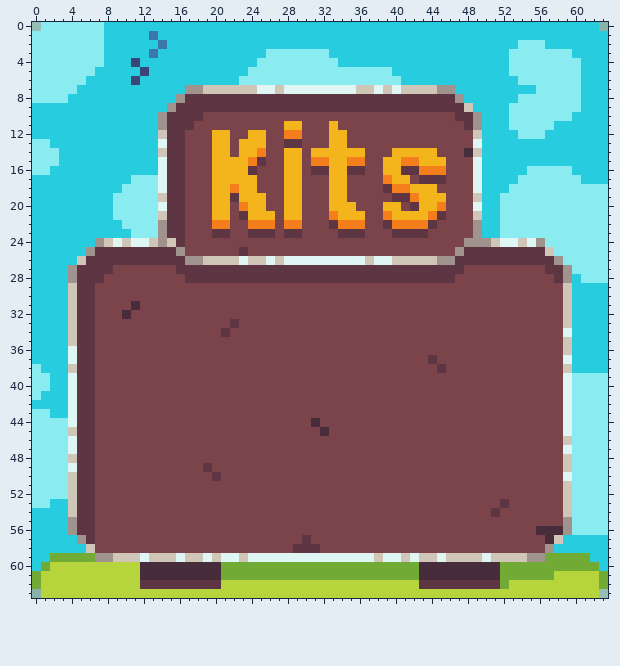
Two states of a pixel-art sprite, textures/Kits.png. Above is the file before it was changed.
The file is 320x320 pixels, drawn in blocks of 5x5; one block is one cell here.
After:
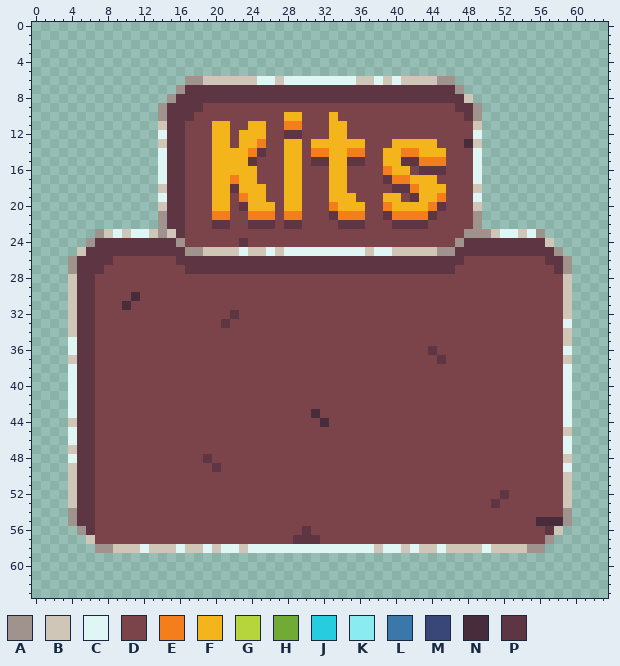
Palette (. is transparent): A #a0938e  B #cfc6b8  C #dff6f5  D #7a444a  E #f47e1b  F #f4b41b  G #b6d53c  H #71aa34  J #28ccdf  K #8aebf1  L #3978a8  M #394778  N #472d3c  P #5e3643
Message: + BUGFIX: death sound wasn't played if the player didn't die because of PvP + Simplified the kits HUD texture
The edit:
Changed rows in their new state; - is an unchanged pixel.
first column x 0:
 0 -..............................................................-
 1 ................................................................
 2 ................................................................
 3 ................................................................
 4 ................................................................
 5 ................................................................
 6 .................AABBBBBBCCBCCCCCCCCBBCBCBBBBAA.................
 7 ................APPPPPPPPPPPPPPPPPPPPPPPPPPPPPPA................
 8 ...............AP------------------------------PB...............
 9 ..............AP---DDDDDDDDDDDDDDDDDDDDDDDDDDDD-PA..............
10 ..............----D---------FF---F-------------D--..............
11 ..............B--D--FF--FF--EE----F-------------DB..............
12 ..............C--------F----PP-------------------C..............
13 ..............B----------E--FF-FF--FF---FFFFF---NB..............
14 ..............C-------F-EP-----EE--EE--F-EE--F--DC..............
15 ..............----------PD-----PP--PP----PPEEE----..............
16 ..............----------F------DD--DD--E-FDPPP----..............
17 ..............--------E----------------PEEFFFD----..............
18 ..............B-------P--F-------------DPPE--F---B..............
19 ..............C-------DE-----------F---FFDP--E---C..............
20 ..............B--------P--F------E--F--E-FF-EP---B..............
21 ..............A-----EE-DEEE-EE---PEEE--PEEEEPD---A..............
22 ..............------PP--PPP-PP---DPPP--DPPPPD-----..............
23 .......ABCBCCB-B----DD--DDD-DD----DDD---DDDD----A-ABCCBCA.......
24 ......APPPPPPPPPA------P-----------------------APPPPPPPPPB......
25 .....BP---------PAABBBBCBBCBCCCCCCCCCBCCBBBBBAAP---------PA.....
26 ....AP---DDDDDDD-PPPPPPPPPPPPPPPPPPPPPPPPPPPPPP-DDDDDDDDD-PA....
27 ....----D-------D------------------------------D---------D--....
28 ....B--D---------DDDDDDDDDDDDDDDDDDDDDDDDDDDDDD-----------DB....
29 ....--------------------------------------------------------....
30 ....-------N------------------------------------------------....
31 ....------ND------------------------------------------------....
32 ....------D-----------P-------------------------------------....
33 ....-----------------PD------------------------------------C....
34 ....-----------------D-------------------------------------B....
35 ....C-------------------------------------------------------....
36 ....----------------------------------------P--------------C....
37 ....B---------------------------------------DP-------------B....
38 ....C----------------------------------------D-------------C....
39 ....--------------------------------------------------------....
40 ....--------------------------------------------------------....
41 ....--------------------------------------------------------....
42 ....--------------------------------------------------------....
43 ....---------------------------N----------------------------....
44 ....B--------------------------DN---------------------------....
45 ....C---------------------------D--------------------------B....
46 ....-------------------------------------------------------C....
47 ....B-------------------------------------------------------....
48 ....C--------------P----------------------------------------....
49 ....B--------------DP--------------------------------------C....
50 ....----------------D--------------------------------------B....
51 ....--------------------------------------------------------....
52 ....------------------------------------------------P-------....
53 ....-----------------------------------------------PD-------....
54 ....A----------------------------------------------D-------A....
55 ....----------------------------------------------------NNN-....
56 .....A------------------------P-------------------------DPB.....
57 ......B----------------------P-P-------------------------A......
58 .......AABBBCBBBCBBCBCCBCCCCCCCCCCCCCCBCCBCBBCBBBBCBBBBAA.......
59 ................................................................
60 ................................................................
61 ................................................................
62 ................................................................
63 -..............................................................-
Where, in picture pixels (left, top, right, bottom), the same in both pictures:
changed: (32, 22, 608, 598)
